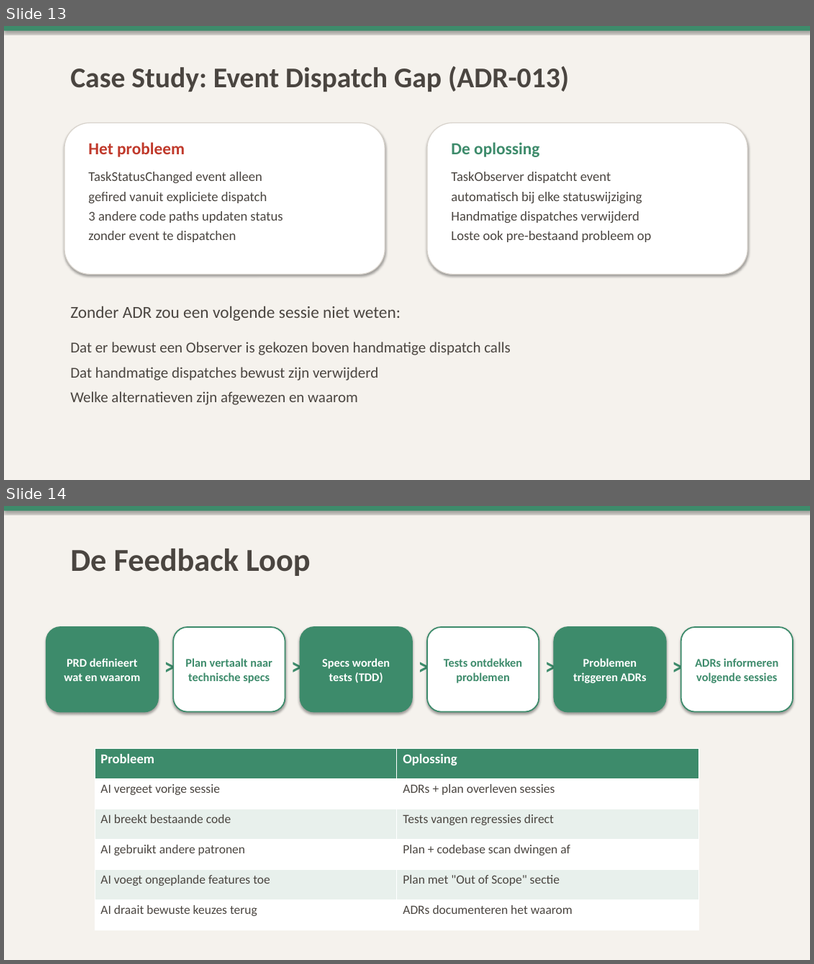
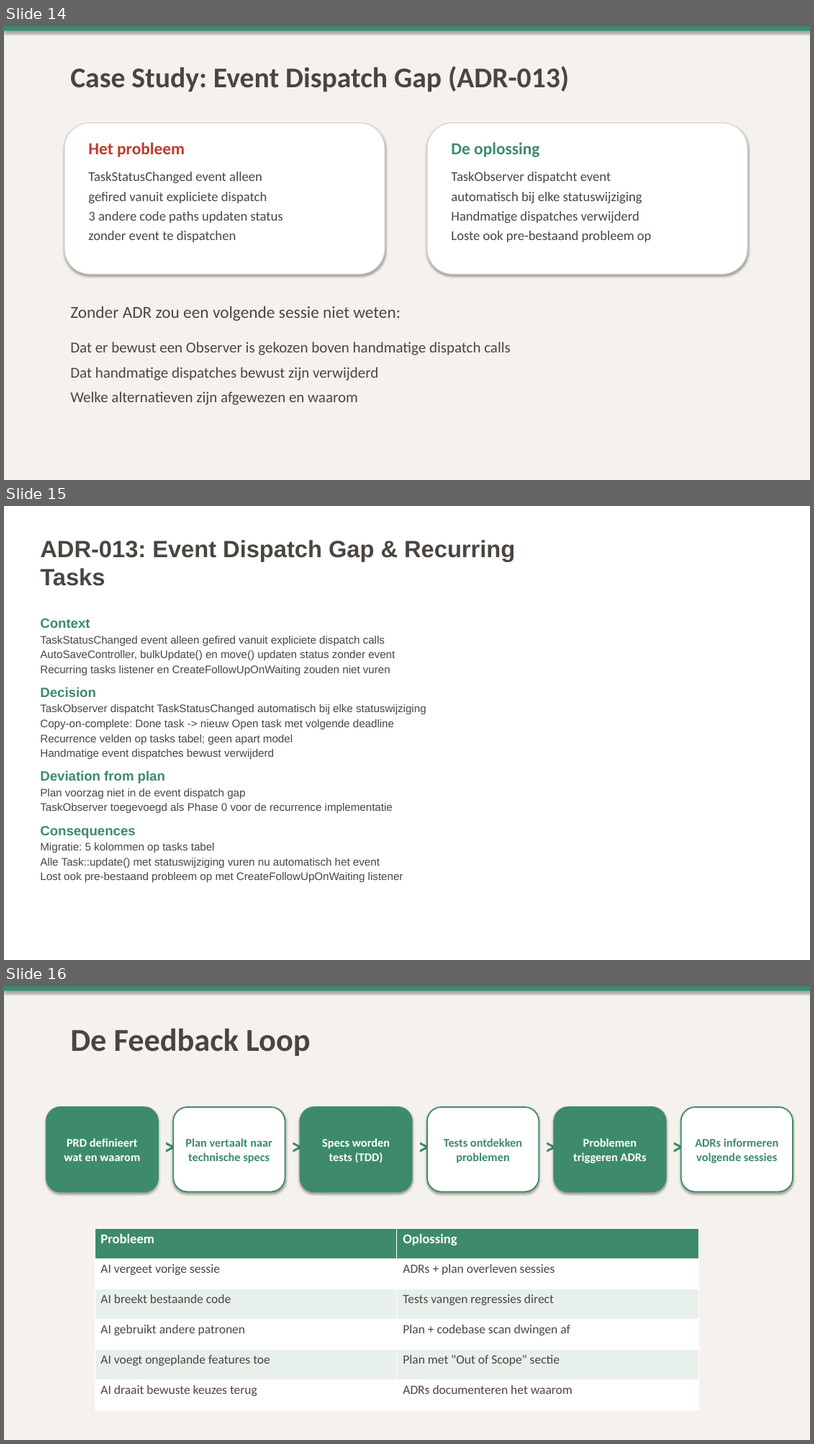
Before and after one commit to lengthofrope/mithril, a slide deck: docs/workshop-tdd-adr-ai-assisted-development.pptx. Shown one above the other, each under a label of ours: slides 13 and 14 before the commit, slides 14, 15 and 16 after it. The pictures are 814x964 and 814x1444 pixels, drawn with LibreOffice and Linux fonts; fonts in the diff are those of the drawing. Boxes give left, top, right and bottom in pixels: in the first picture for what was removed or moved away, otherwise in the second. Text is boxed around its words. In the diff, an @@ line names an element or a change of style, - is before the commit and + after.

```diff
--- a/docs/workshop-tdd-adr-ai-assisted-development.pptx
+++ b/docs/workshop-tdd-adr-ai-assisted-development.pptx
@@ slide 15 added at <box>4,506,810,960</box>, background #FFFFFF @@
@@ title added at <box>40,540,515,586</box>, 28 pt, text #4A4540, bold @@
+ADR-013: Event Dispatch Gap & Recurring Tasks
@@ text added at <box>40,618,427,882</box>, 13 pt, text #4A4540 @@
+Context
+TaskStatusChanged event alleen gefired vanuit expliciete dispatch calls
+AutoSaveController, bulkUpdate() en move() updaten status zonder event
+Recurring tasks listener en CreateFollowUpOnWaiting zouden niet vuren
+Decision
+TaskObserver dispatcht TaskStatusChanged automatisch bij elke statuswijziging
+Copy-on-complete: Done task -> nieuw Open task met volgende deadline
+Recurrence velden op tasks tabel; geen apart model
+Handmatige event dispatches bewust verwijderd
+Deviation from plan
+Plan voorzag niet in de event dispatch gap
+TaskObserver toegevoegd als Phase 0 voor de recurrence implementatie
+Consequences
+Migratie: 5 kolommen op tasks tabel
+Alle Task::update() met statuswijziging vuren nu automatisch het event
+Lost ook pre-bestaand probleem op met CreateFollowUpOnWaiting listener
@@ what was slide 13 is now slide 14 @@
@@ what was slide 14 is now slide 16 @@
```
Also in this commit, not shown: 2 slides changed, 1 other slide added, 2 other files.
